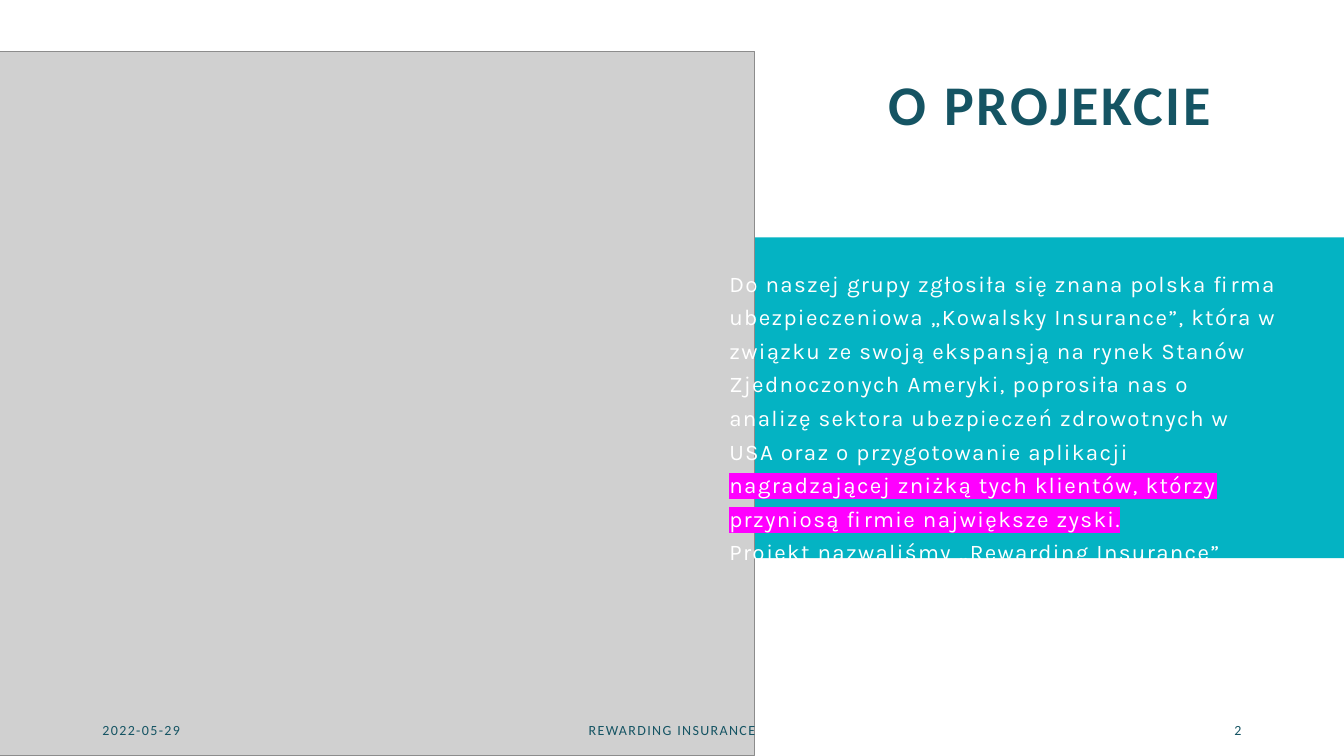
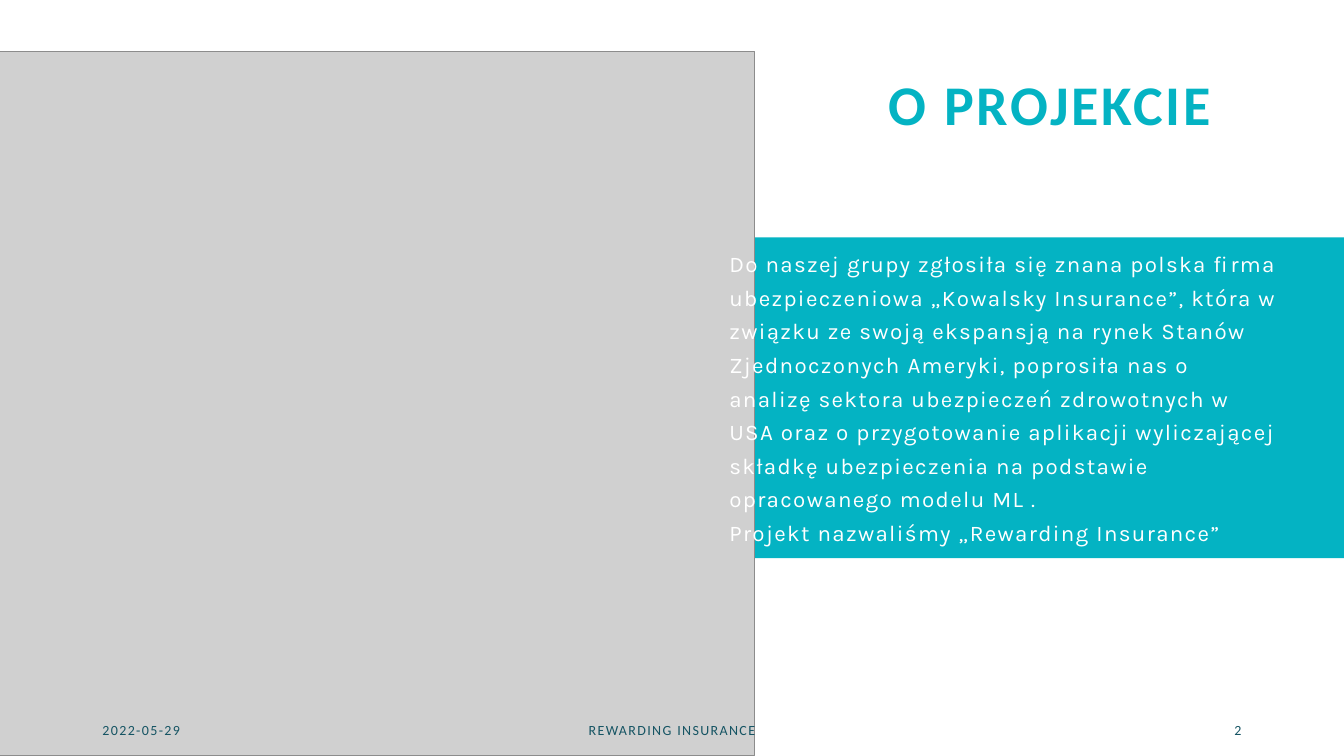
Before and after one commit to infoshareacademy/jdszr6-grupa-bez-nazwy, a slide deck: slide 2 of ML_project/rewarding Insurance 202205282249.pptx. Drawn at 1344x756 pixels with LibreOffice and Linux fonts; fonts in the diff are those of the drawing; grey boxes stand for pictures. Boxes give left, top, right and bottom in pixels: in the first picture for what was removed or moved away, otherwise in the second. Text is boxed around its words. In the diff, an @@ line names an element or a change of style, - is before the commit and + after.

```diff
--- a/ML_project/rewarding Insurance 202205282249.pptx
+++ b/ML_project/rewarding Insurance 202205282249.pptx
@@ title "O PROJEKCIE" at [888,88,1210,126]: text colour none to #04B3C3 @@
@@ text "Do naszej grupy zgłosiła się ...": place and size @@
-text "Do naszej grupy zgłosiła się ..." at [729,271,1274,567]
+text "Do naszej grupy zgłosiła się ..." at [729,252,1274,547]
@@ text at [729,252,1274,514]: text changed @@
-Do naszej grupy zgłosiła się znana polska firma ubezpieczeniowa „Kowalsky Insurance”, która w związku ze swoją ekspansją na rynek Stanów Zjednoczonych Ameryki, poprosiła nas o analizę sektora ubezpieczeń zdrowotnych w USA oraz o przygotowanie aplikacji nagradzającej zniżką tych klientów, którzy przyniosą firmie największe zyski.
+Do naszej grupy zgłosiła się znana polska firma ubezpieczeniowa „Kowalsky Insurance”, która w związku ze swoją ekspansją na rynek Stanów Zjednoczonych Ameryki, poprosiła nas o analizę sektora ubezpieczeń zdrowotnych w USA oraz o przygotowanie aplikacji wyliczającej składkę ubezpieczenia na podstawie opracowanego modelu ML .
```
Also in this commit, not shown: 8 other slides changed, 10 slides added, 11 slides removed, 1 other file.
